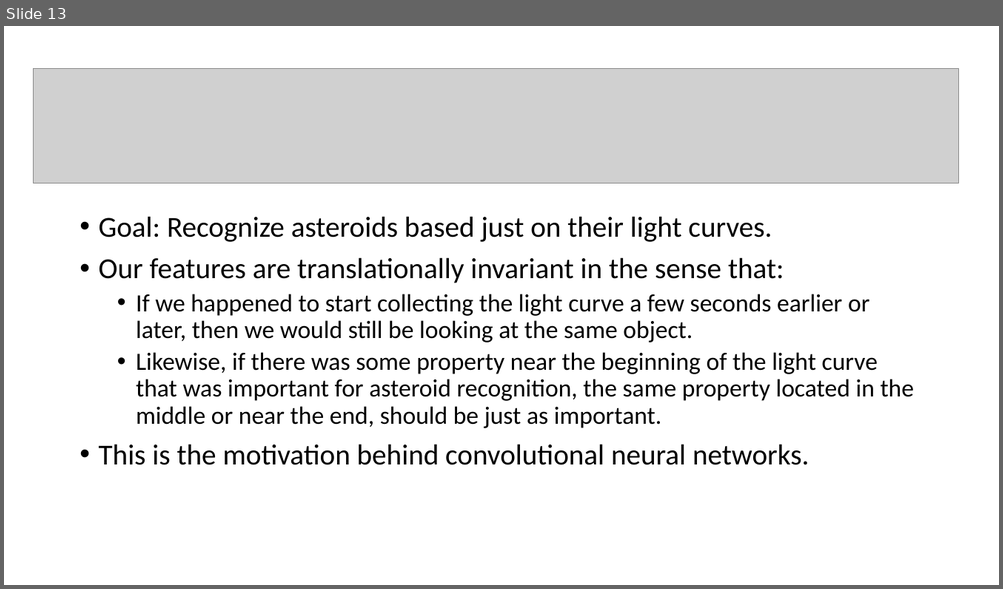
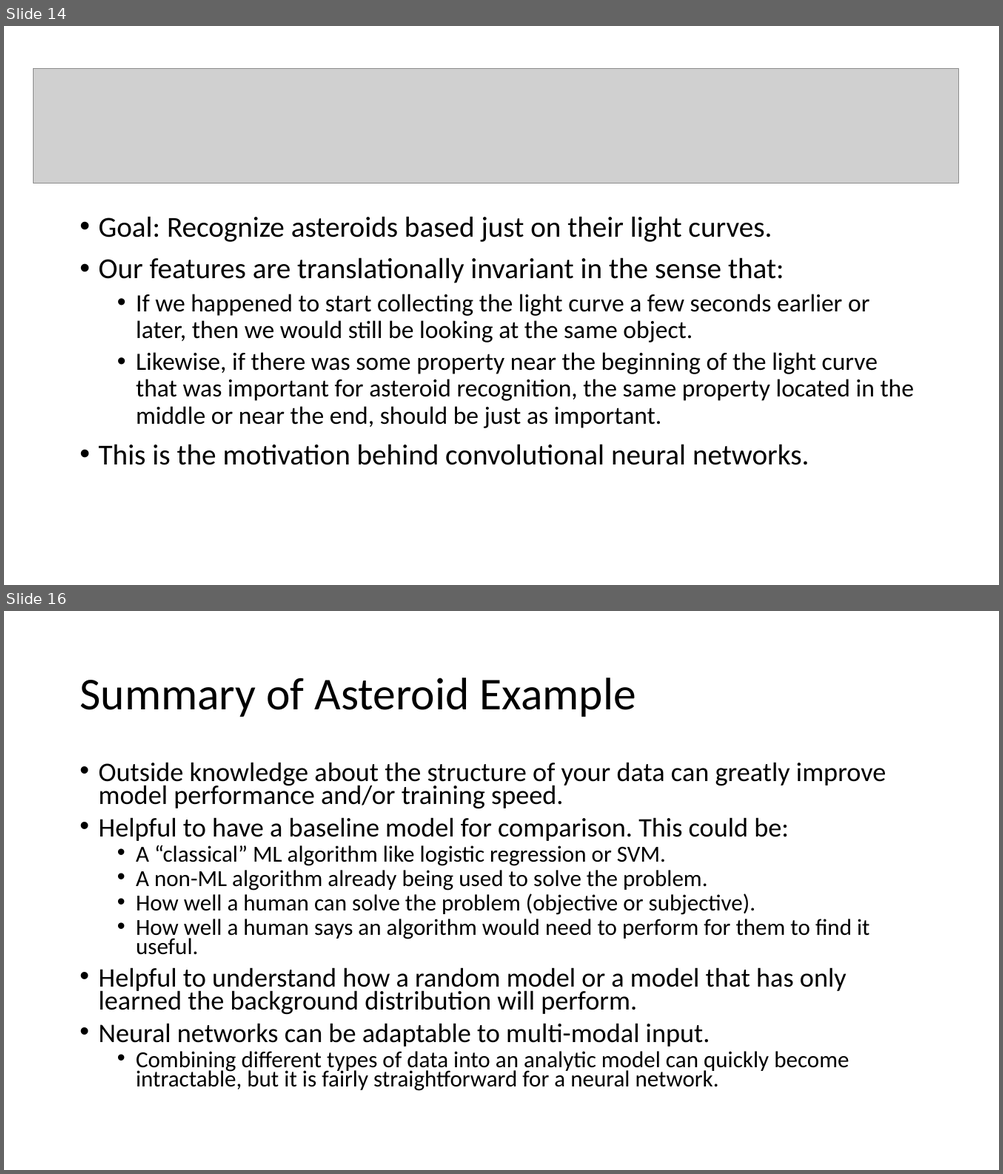
Before and after one commit to PJ7668/ml-for-ssa, a slide deck: ML4SSA.pptx. Shown one above the other, each under a label of ours: slide 13 before the commit, slides 14 and 16 after it; the slides between them are not shown. The pictures are 1003x589 and 1003x1174 pixels, drawn with LibreOffice and Linux fonts; fonts in the diff are those of the drawing; grey boxes stand for pictures. Boxes give left, top, right and bottom in pixels: in the first picture for what was removed or moved away, otherwise in the second. Text is boxed around its words. In the diff, an @@ line names an element or a change of style, - is before the commit and + after.

Commit message:
Updates to TLE and Asteroid Notebook 1

```diff
--- a/ML4SSA.pptx
+++ b/ML4SSA.pptx
@@ slide 16 added at [4, 611, 999, 1170], background #FFFFFF @@
@@ title added at [79, 678, 635, 717], 44 pt, text #000000 @@
+Summary of Asteroid Example
@@ text added at [99, 762, 885, 1091], 22.2 pt, text #000000 @@
+• Outside knowledge about the structure of your data can greatly improve model performance and/or training speed.
+• Helpful to have a baseline model for comparison. This could be:
+  • A “classical” ML algorithm like logistic regression or SVM.
+  • A non-ML algorithm already being used to solve the problem.
+  • How well a human can solve the problem (objective or subjective).
+  • How well a human says an algorithm would need to perform for them to find it useful.
+• Helpful to understand how a random model or a model that has only learned the background distribution will perform.
+• Neural networks can be adaptable to multi-modal input.
+  • Combining different types of data into an analytic model can quickly become intractable, but it is fairly straightforward for a neural network.
@@ what was slide 13 is now slide 14 @@
```
Also in this commit, not shown: 6 slides changed, 5 other slides added, 3 other files.
